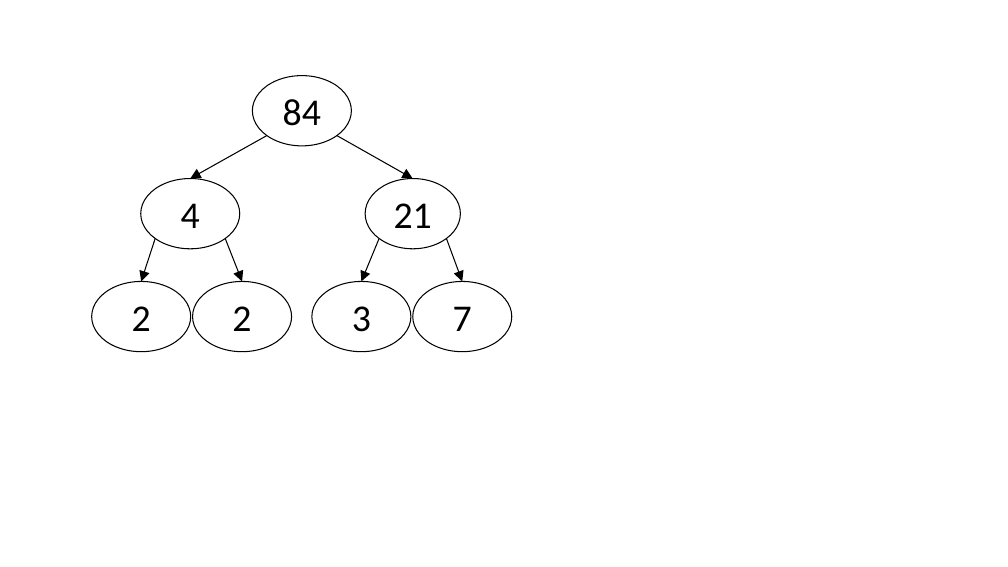
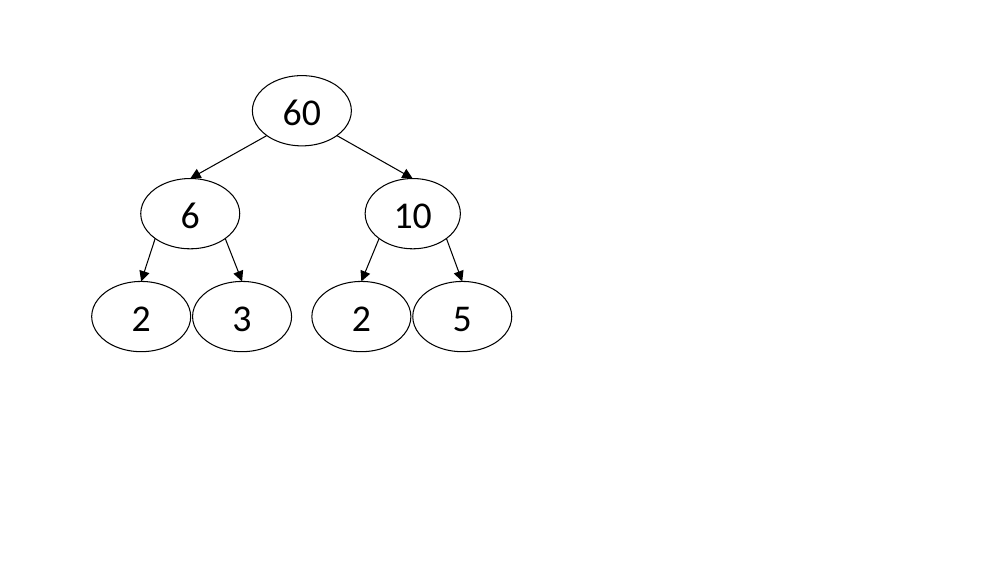
Before and after one commit to JanneVenhoEdu/JanneVenhoEdu.github.io, a slide deck: slide 1 of ma7/j2/p/04-alkuluvut/ma7j2_reppu_tekijapuu.pptx. Drawn at 1008x567 pixels with LibreOffice and Linux fonts; fonts in the diff are those of the drawing. Boxes give left, top, right and bottom in pixels: in the first picture for what was removed or moved away, otherwise in the second. Text is boxed around its words. In the diff, an @@ line names an element or a change of style, - is before the commit and + after.

```diff
--- a/ma7/j2/p/04-alkuluvut/ma7j2_reppu_tekijapuu.pptx
+++ b/ma7/j2/p/04-alkuluvut/ma7j2_reppu_tekijapuu.pptx
@@ text in ellipse at <box>283,99,321,126</box>: text changed @@
-84
+60
@@ text in ellipse at <box>181,202,200,229</box>: text changed @@
-4
+6
@@ text in ellipse at <box>394,203,432,229</box>: text changed @@
-21
+10
@@ ellipse "3": place and size @@
-ellipse "3" at <box>312,281,411,352</box>
+ellipse "3" at <box>193,281,292,352</box>
@@ ellipse "2": place and size @@
-ellipse "2" at <box>193,281,292,352</box>
+ellipse "2" at <box>312,281,411,352</box>
@@ text in ellipse at <box>453,306,472,332</box>: text changed @@
-7
+5
```
Also in this commit, not shown: 5 other slides changed, 5 slides added, 2 slides removed.
